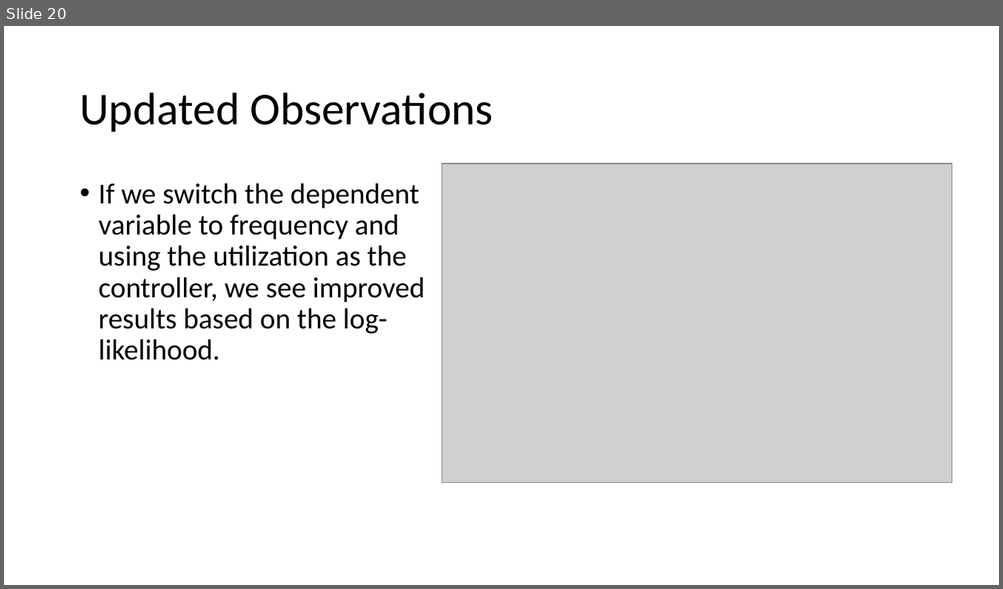
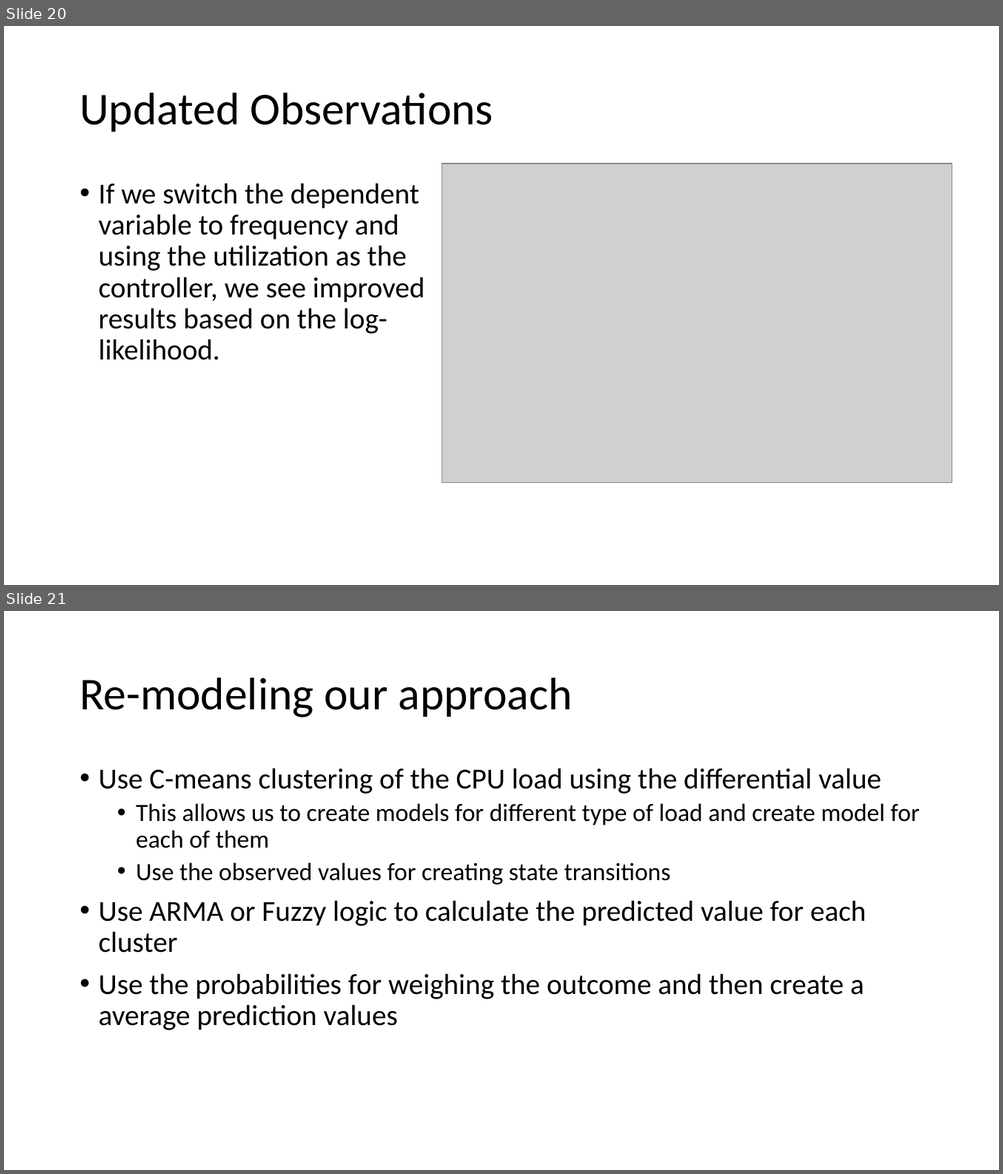
Before and after one commit to dipayan2/ARMAModel, a slide deck: ARIMAX.pptx. Shown one above the other, each under a label of ours: slide 20 before the commit, slides 20 and 21 after it. The pictures are 1003x589 and 1003x1174 pixels, drawn with LibreOffice and Linux fonts; fonts in the diff are those of the drawing; grey boxes stand for pictures. Boxes give left, top, right and bottom in pixels: in the first picture for what was removed or moved away, otherwise in the second. Text is boxed around its words. In the diff, an @@ line names an element or a change of style, - is before the commit and + after.

Commit message:
Added C-means to the data

```diff
--- a/ARIMAX.pptx
+++ b/ARIMAX.pptx
@@ slide 21 added at bbox=[4, 611, 999, 1170], background #FFFFFF @@
@@ title added at bbox=[79, 678, 572, 718], 44 pt, text #000000 @@
+Re-modeling our approach
@@ text added at bbox=[99, 768, 919, 1031], 28 pt, text #000000 @@
+• Use C-means clustering of the CPU load using the differential value
+  • This allows us to create models for different type of load and create model for each of them
+  • Use the observed values for creating state transitions
+• Use ARMA or Fuzzy logic to calculate the predicted value for each cluster
+• Use the probabilities for weighing the outcome and then create a average prediction values
```
Also in this commit, not shown: 1 other slide added, 1 other file.
